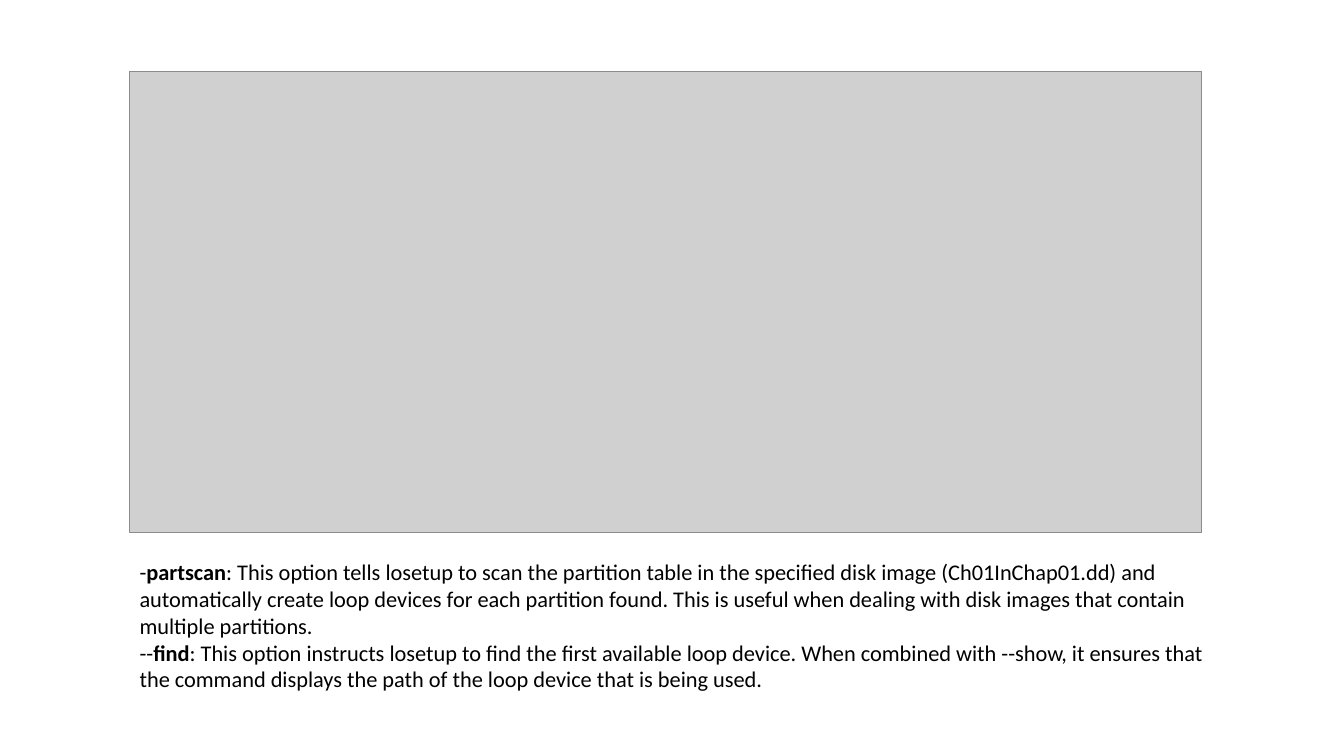
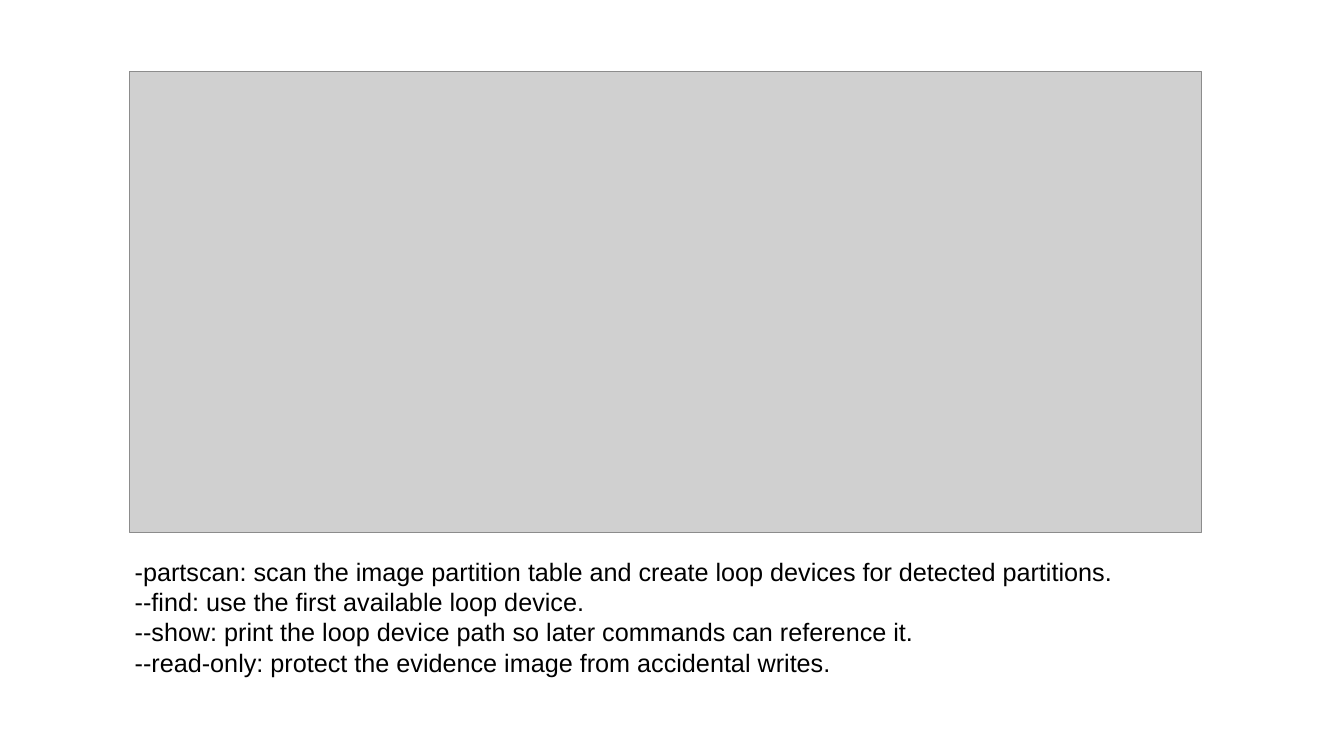
Before and after one commit to frankwxu/Digital-Forensics-Basic-Book, a slide deck: slide 37 of PPTs/Ch7_The_Sleuth_Kit_Tutorial.pptx (slide 35 before the commit). Drawn at 1344x756 pixels with LibreOffice and Linux fonts; fonts in the diff are those of the drawing; grey boxes stand for pictures; background and template pictures are left out. Boxes give left, top, right and bottom in pixels: in the first picture for what was removed or moved away, otherwise in the second. Text is boxed around its words. In the diff, an @@ line names an element or a change of style, - is before the commit and + after.

```diff
--- a/PPTs/Ch7_The_Sleuth_Kit_Tutorial.pptx
+++ b/PPTs/Ch7_The_Sleuth_Kit_Tutorial.pptx
@@ text at [135,562,1112,677]: text changed; size 16 to 18 pt; font Calibri to Arial @@
--partscan: This option tells losetup to scan the partition table in the specified disk image (Ch01InChap01.dd) and automatically create loop devices for each partition found. This is useful when dealing with disk images that contain multiple partitions.
---find: This option instructs losetup to find the first available loop device. When combined with --show, it ensures that the command displays the path of the loop device that is being used.
+-partscan: scan the image partition table and create loop devices for detected partitions.
+--find: use the first available loop device.
+--show: print the loop device path so later commands can reference it.
+--read-only: protect the evidence image from accidental writes.
```
Also in this commit, not shown: 37 other slides changed, 4 slides added, 1 slide removed.
